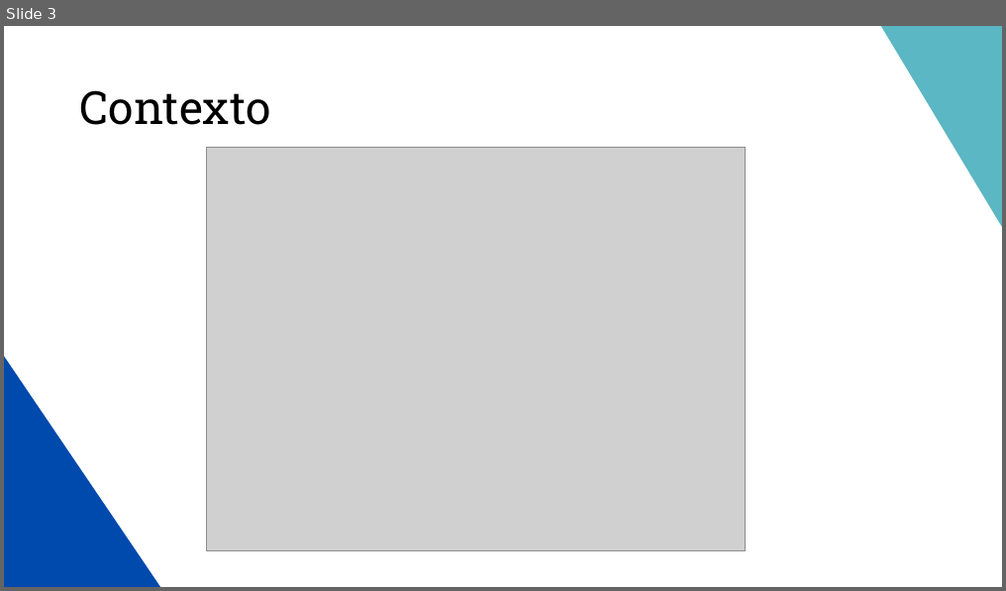
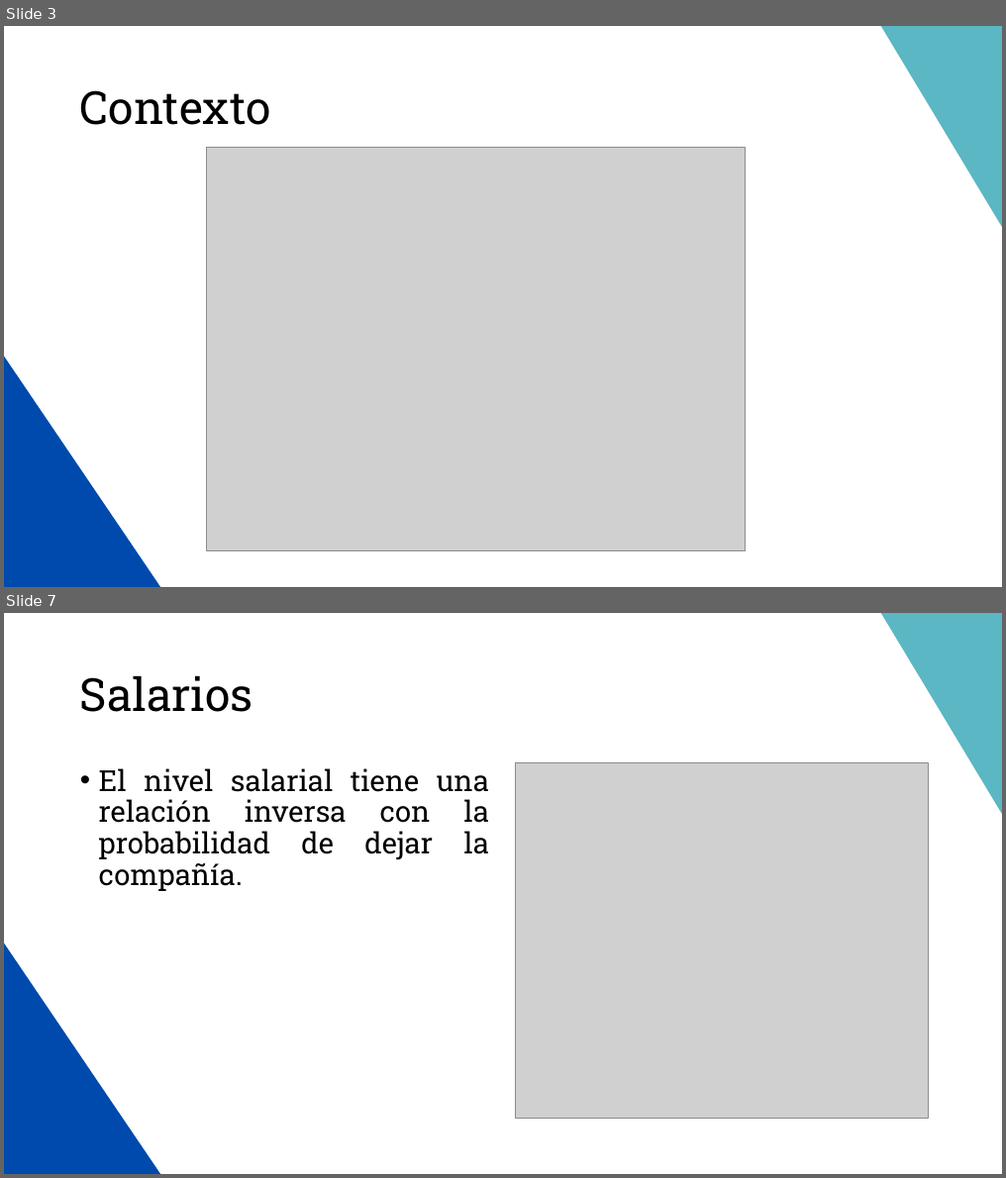
Before and after one commit to MiguelAMeloM/Miguel_DataAnalytics, a slide deck: RRHH/Data_Storytelling.pptx. Shown one above the other, each under a label of ours: slide 3 before the commit, slides 3 and 7 after it; the slides between them are not shown. The pictures are 1006x591 and 1006x1178 pixels, drawn with LibreOffice and Linux fonts; fonts in the diff are those of the drawing; grey boxes stand for pictures. Boxes give left, top, right and bottom in pixels: in the first picture for what was removed or moved away, otherwise in the second. Text is boxed around its words. In the diff, an @@ line names an element or a change of style, - is before the commit and + after.

```diff
--- a/RRHH/Data_Storytelling.pptx
+++ b/RRHH/Data_Storytelling.pptx
@@ slide 7 added at box(4, 613, 1002, 1174), background #FFFFFF; not listed: 2 template elements that a slide beside it also shows @@
@@ title added at box(80, 675, 253, 712), 44 pt, text #000000 @@
+Salarios
@@ text added at box(99, 768, 489, 891), 28 pt, text #000000 @@
+• El nivel salarial tiene una relación inversa con la probabilidad de dejar la compañía.
@@ picture added at box(515, 762, 929, 1119) @@
```
Also in this commit, not shown: 6 other slides added, 2 slides removed, 1 other file.
